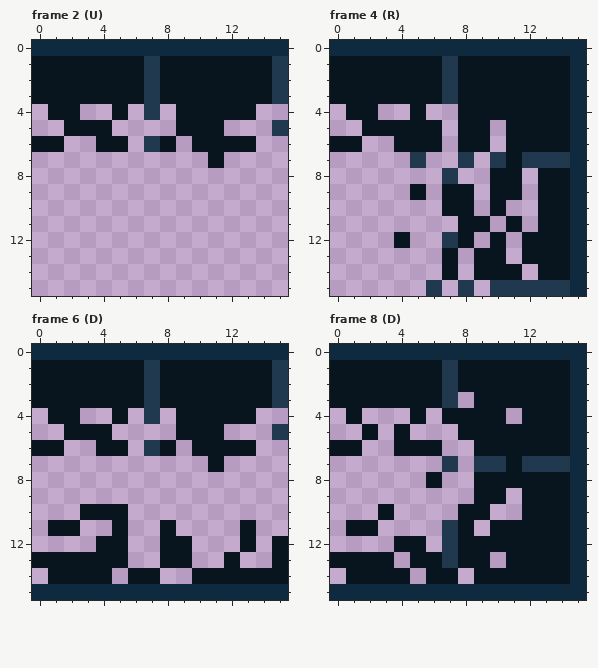
Pixel-art file: Levels/Terrain/Castle/Castle.aseprite. The first picture shows the starting point.
16x16 pixels, 16 frames. Shown: frame 2 (U), frame 4 (R), frame 6 (D), frame 8 (D). The commit also changed other frames, which this record leaves out.
The result:
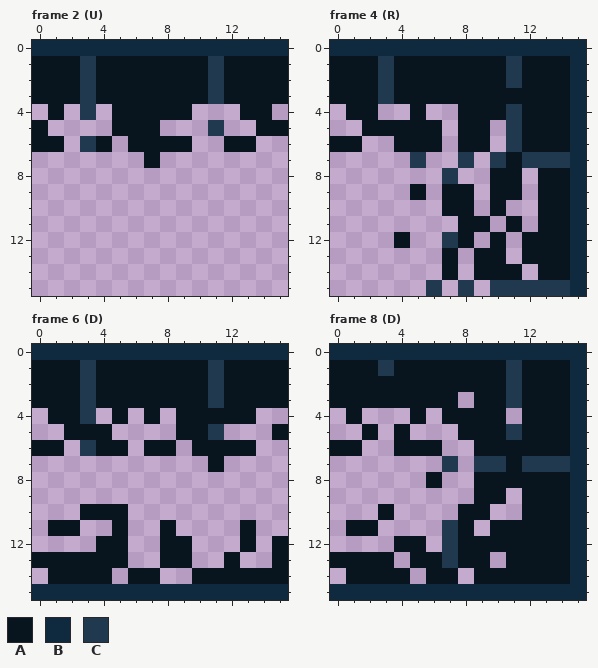
Palette (. is transparent): A #08141e  B #0f2a3f  C #20394f
Changes in this commit:
Changed rows in their new state; - is an unchanged pixel.
Frame 2 (U):
first column x 0:
 1 ---C---A---C---A
 2 ---C---A---C---A
 3 ---C---A---C---A
 4 --.C--AAA-...-A-
 5 A-...AAA-..C--AA
 6 ---C-.AA-A..----
 7 -------A---.----
Frame 4 (R):
first column x 3:
 1 C---A---C
 2 C---A---C
 3 C---A----
 4 --------C
 5 --------C
 6 --------C
Frame 6 (D):
first column x 3:
 1 C---A---C---A
 2 C---A---C---A
 3 C---A---C---A
 4 C---A--------
 5 --------C---A
 6 C---A--------
Frame 8 (D):
first column x 3:
 1 C---A---C
 2 ----A---C
 3 ----A---C
 5 --------C
Boxes around the changes in both pictures, in picture pixels (x1, y1, x2, y2):
changed: (32, 56, 288, 168)
changed: (378, 56, 522, 152)
changed: (80, 360, 224, 456)
changed: (272, 360, 288, 440)
changed: (378, 360, 522, 440)
